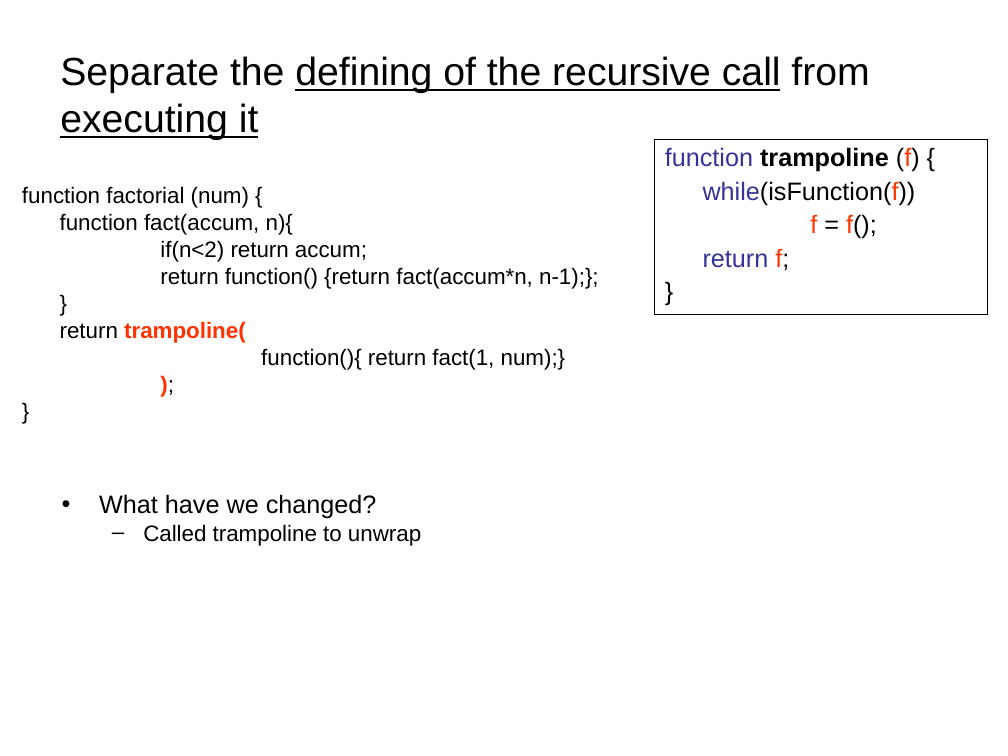
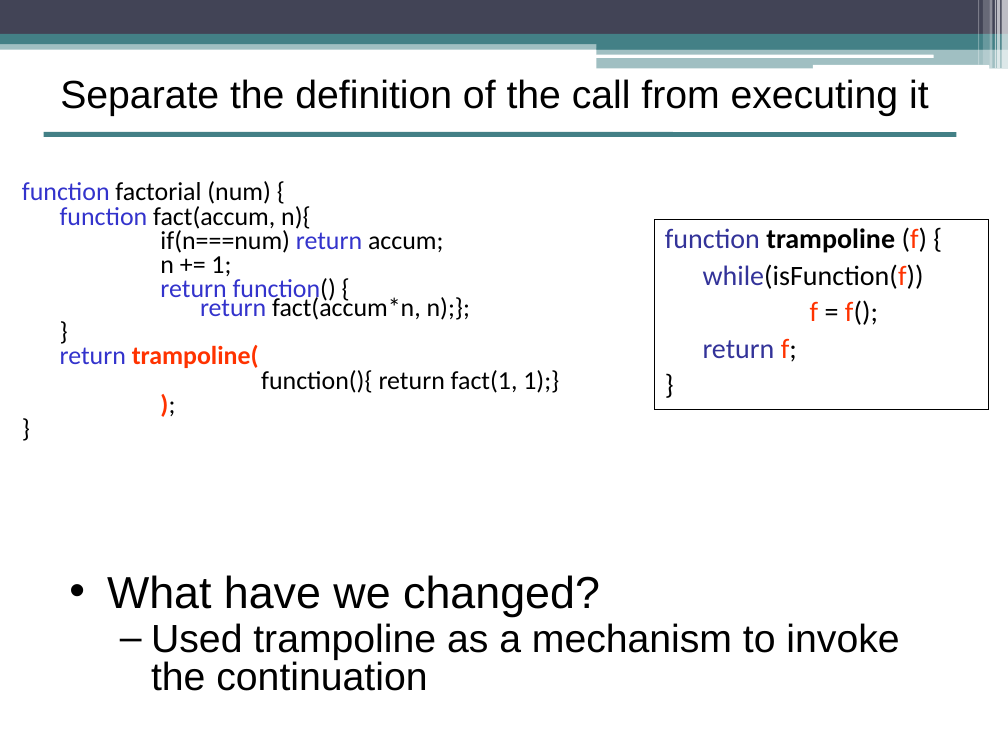
Before and after one commit to yoavrubin/talks, a slide deck: slide 95 of reversim/FP JS - reversim.ppt (slide 91 before the commit). Drawn at 1008x756 pixels with LibreOffice and Linux fonts; fonts in the diff are those of the drawing. Boxes give left, top, right and bottom in pixels: in the first picture for what was removed or moved away, otherwise in the second. Text is boxed around its words. In the diff, an @@ line names an element or a change of style, - is before the commit and + after.

```diff
--- a/reversim/FP JS - reversim.ppt
+++ b/reversim/FP JS - reversim.ppt
@@ rectangle added at [0,0,1008,34], fill #424456 @@
@@ rectangle added at [978,0,979,65], fill #FFFFFF at 30% opacity @@
@@ rectangle added at [983,0,989,65], fill #FFFFFF at 20% opacity @@
@@ rectangle added at [990,0,993,69], fill #FFFFFF at 40% opacity @@
@@ rectangle added at [995,0,996,69], fill #FFFFFF at 60% opacity @@
@@ rectangle added at [997,0,1000,69], fill #FFFFFF at 65% opacity @@
@@ rectangle added at [1002,0,1008,69], fill #FFFFFF at 65% opacity @@
@@ rectangle added at [0,40,1008,49], fill #438086 at 50% opacity @@
@@ rectangle added at [0,34,1008,44], fill #438086 @@
@@ rounded rectangle added at [596,54,933,57], fill #FFFFFF @@
@@ rectangle added at [597,39,1008,49], fill #438086 @@
@@ rectangle added at [597,48,1008,69], fill #438086 at 50% opacity @@
@@ title at [60,79,929,116]: text changed @@
-Separate the defining of the recursive call from executing it
+Separate the definition of the call from executing it
@@ rounded rectangle added at [812,65,989,69], fill #FFFFFF @@
@@ line added from (43, 134) to (957, 134), #438086 3.49 pt @@
@@ text at [22,181,311,368]: size 16 to 18.5 pt, font Arial to Calibri in "function factorial (num) {", "function fact(accum, n){", "}", "return trampoline(" and 2 more places; text colour #000000 to #3333CC in "function", "function", "return"; line spacing 0.8 to 0.6 @@
@@ text at [160,228,470,320]: text changed; size 16 to 18.5 pt; font Arial to Calibri @@
-if(n<2) return accum;
-return function() {return fact(accum*n, n-1);};
+if(n===num) return accum;
+n += 1;
+return function() {
+return fact(accum*n, n);};
@@ rectangle "function trampoline (f) {": place and size @@
-rectangle "function trampoline (f) {" at [655,140,989,314]
+rectangle "function trampoline (f) {" at [655,220,989,410]
@@ rectangle "function trampoline (f) {" at [655,220,989,410]: size 18 to 20 pt, font Arial to Calibri @@
@@ text at [261,370,559,393]: text changed; size 16 to 18.5 pt; font Arial to Calibri @@
-function(){ return fact(1, num);}
+function(){ return fact(1, 1);}
@@ text "What have we changed?": place and size @@
-text "What have we changed?" at [99,494,421,546]
+text "What have we changed?" at [107,575,899,691]
@@ text at [107,575,600,617]: size 18 to 32 pt in "What have we changed?" @@
@@ text at [151,623,899,691]: text changed; size 16 to 28 pt @@
-  – Called trampoline to unwrap
+  – Used trampoline as a mechanism to invoke the continuation
```
Also in this commit, not shown: 44 other slides changed, 62 slides added, 49 slides removed.
